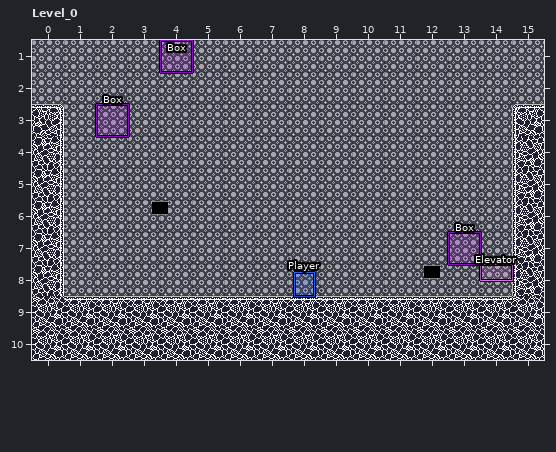
Level history. LDtk project: src/assets/levels/Physics.ldtk. The picture above was drawn from the file before the commit.
Cells are 32x32 px. Shown: Level_0 x 0..15, y 1..10.
The same view after the edit:
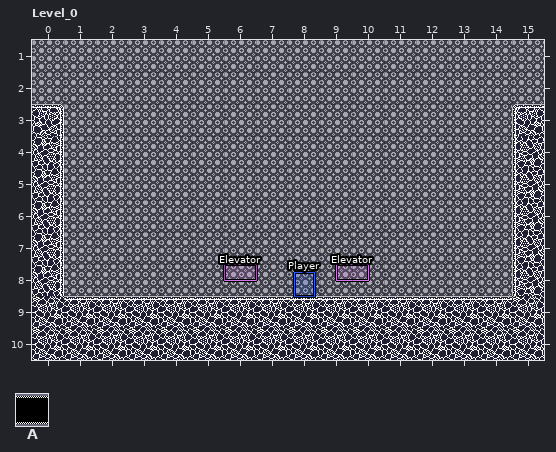
Key: from "TilesetX_table_32_32": A 27.
Objects are placed by their top-left corner, in cells (3,4 is the top-left corner of cell 3,4); size is 1x1 cell unless given.
Change:
--- layer "Entities"
-"Elevator" rectangle at 14,8 size 1x0.5
+"Elevator" rectangle at 9.5,8 size 1x0.5
+"Elevator" rectangle at 6,8 size 1x0.5
-A "ConveyorBelt" at 1,6 size 6x0.5
-"Box" rectangle at 2,3
-"Box" rectangle at 4,1
-A "ConveyorBelt" at 11,8 size 3x0.5
-"Box" rectangle at 13,7
